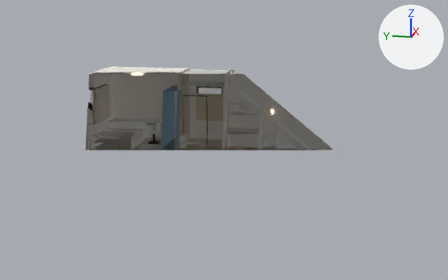
Before and after pictures for a commit that changed the Blender file blend/jiangyu.blend.
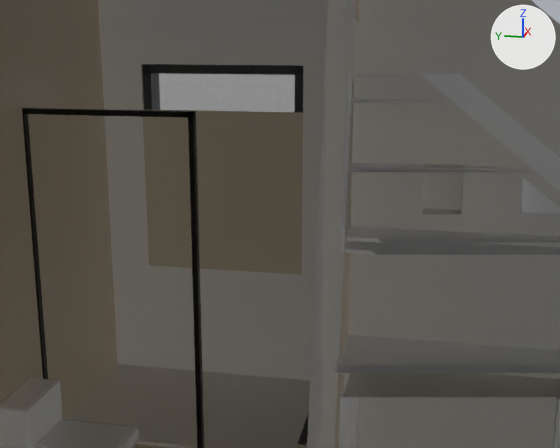
Old and new are each drawn whole from a camera (50 mm lens) standing at (-10.7, -9.8, 6.08) and looking at (13.38, -4.99, 0.06) and again close up from a camera (50 mm lens) standing at (8.57, -5.75, 2.4) and looking at (13.61, -4.74, 1.14). The axes (+X, +Y, +Z) are drawn at upper right. The lights are the same throughout. The last two pictures show the newer version. Everything nearer to the camera than a plane just in front of the edit is cut away.

In view in the first close-up: 'W09_s00', 'W10_s00', 'W10_s01', 'W10_s02', 'W10_s03', 'W14_s04', 'W16_s00', 'common_master_bath_shower_floor_01_pan', 'common_master_bedroom_desk_01_drawer', 'common_master_bedroom_desk_01_top', 'fx_blind_master_bath', 'win_W10_0glass' and 32 more.
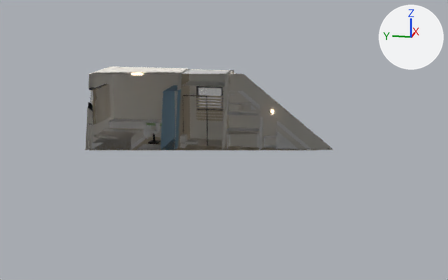
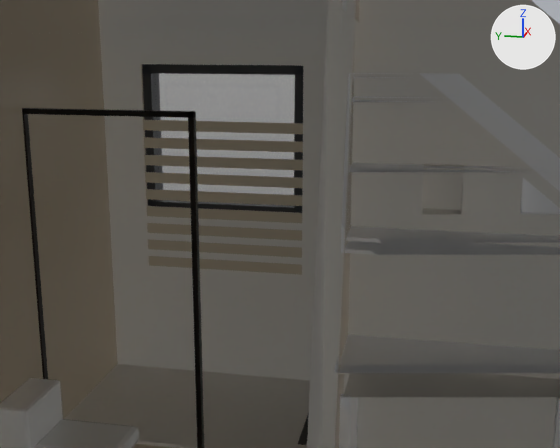
Boxes (x1, y1, x2, y2) around the edits, measured in the close-ups (560 x 448 px):
'fx_blind_master_bath', deleted (brown): before (143, 109, 303, 265)

What changed in the scene script:
```text
Remove ob_fx_blind_master_bath:
    ob_fx_blind_master_bath = bpy.data.objects.new('fx_blind_master_bath', me_fx_blind_master_bath_mesh)
    ob_fx_blind_master_bath.location = (13.58, -4.35, 1.35)
```
